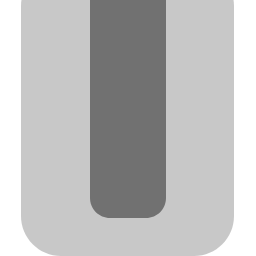
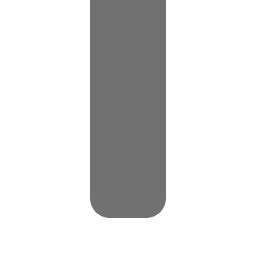
The second w=256, h=256 image is a revision of the first. Changes to its layers:
pixels changed over [21,0,234,256] (layer not identified)
